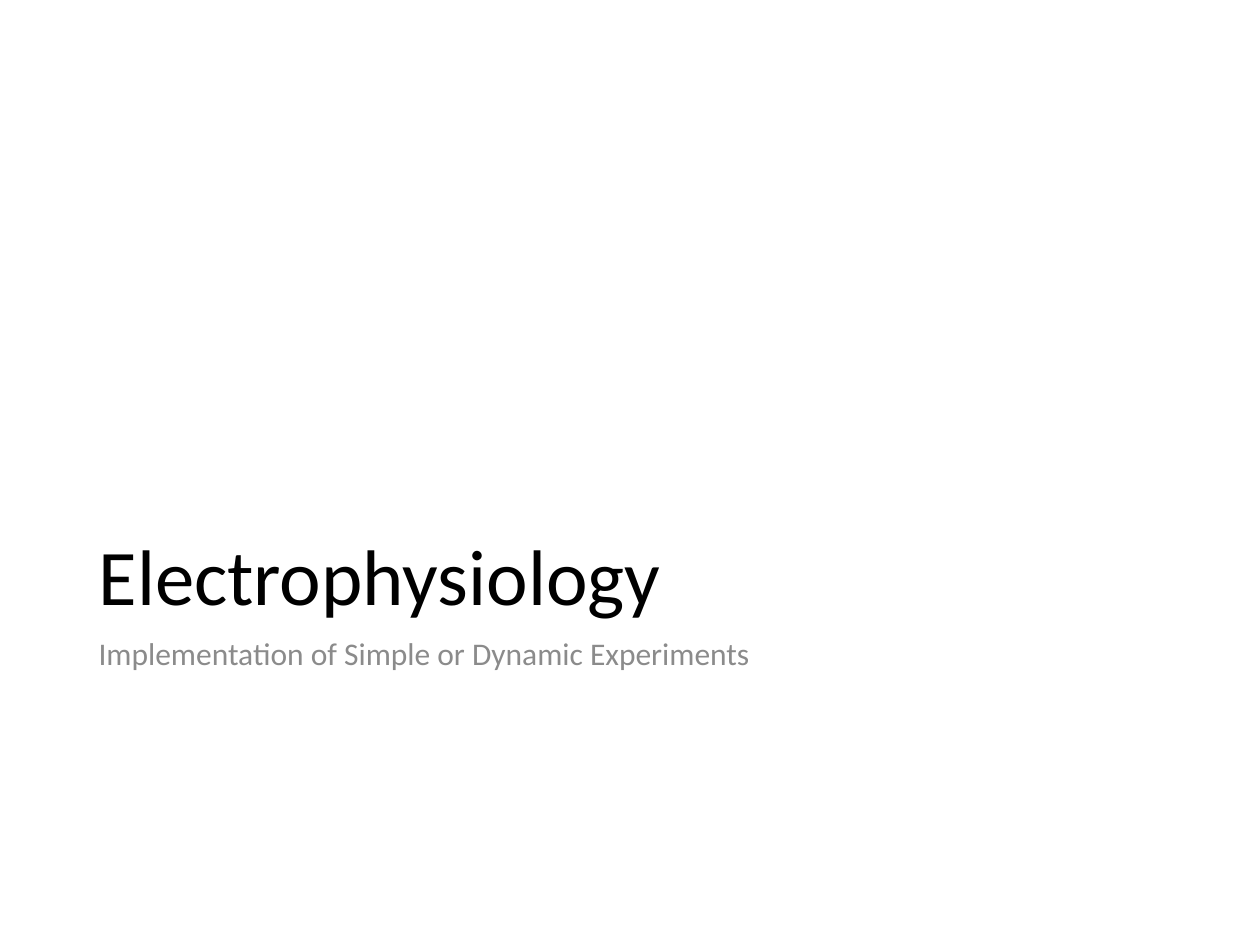
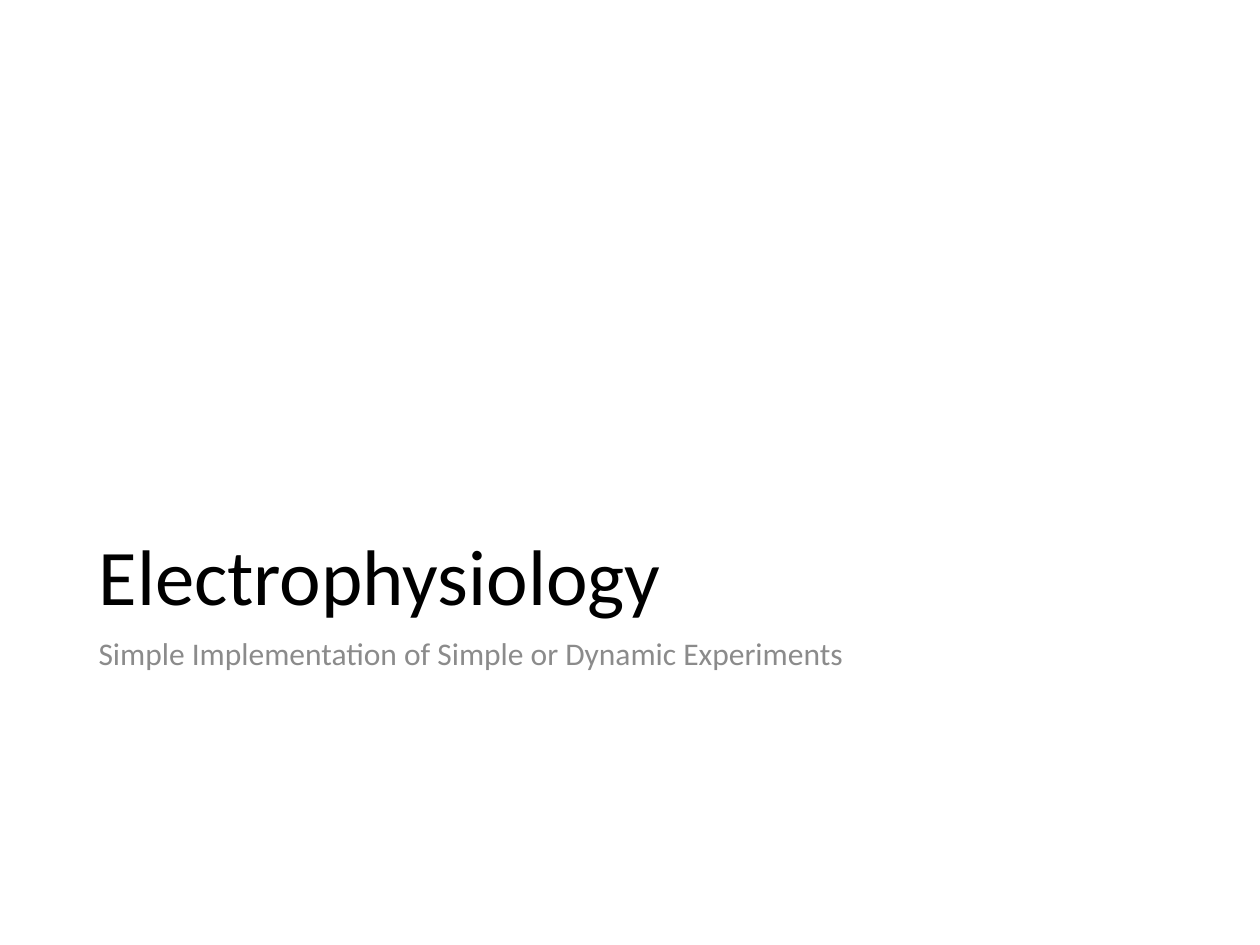
Before and after one commit to dstolz/epsych, a slide deck: slide 1 of trunk/ProgramDesign.pptx. Drawn at 1260x945 pixels with LibreOffice and Linux fonts; fonts in the diff are those of the drawing. Boxes give left, top, right and bottom in pixels: in the first picture for what was removed or moved away, otherwise in the second. Text is boxed around its words. In the diff, an @@ line names an element or a change of style, - is before the commit and + after.

```diff
--- a/trunk/ProgramDesign.pptx
+++ b/trunk/ProgramDesign.pptx
@@ text at [99,643,842,670]: text changed @@
-Implementation of Simple or Dynamic Experiments
+Simple Implementation of Simple or Dynamic Experiments
```
Also in this commit, not shown: 1 other slide changed, 1 slide added, 8 other files.
